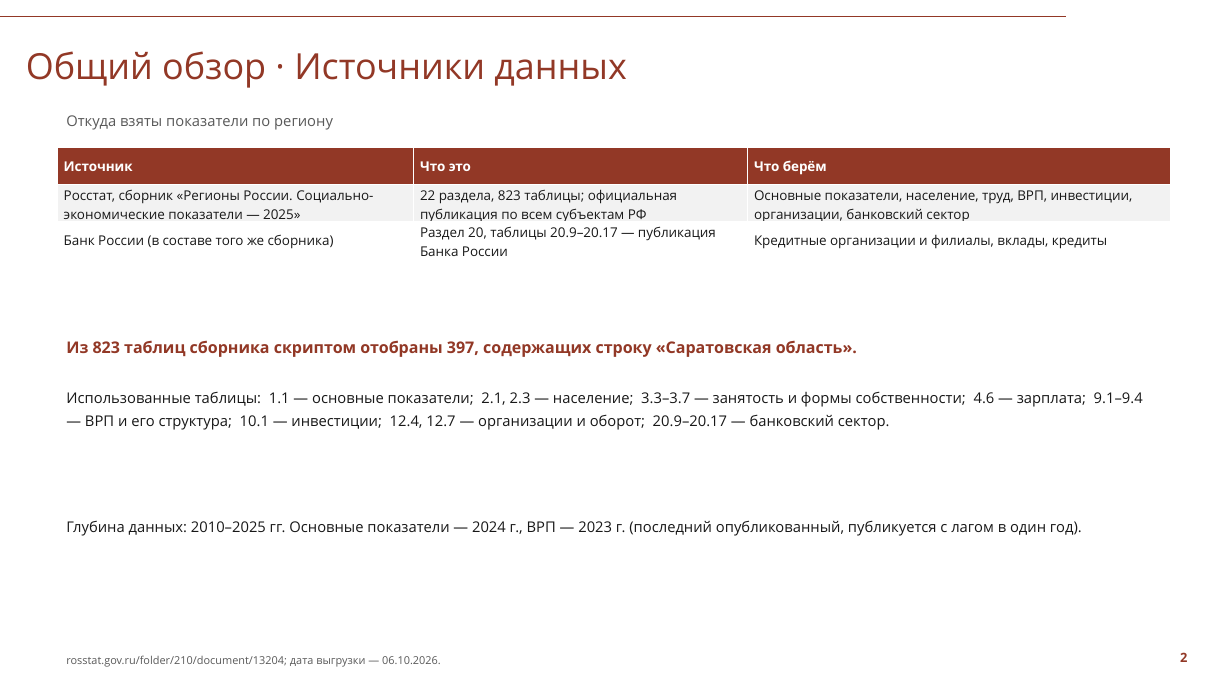
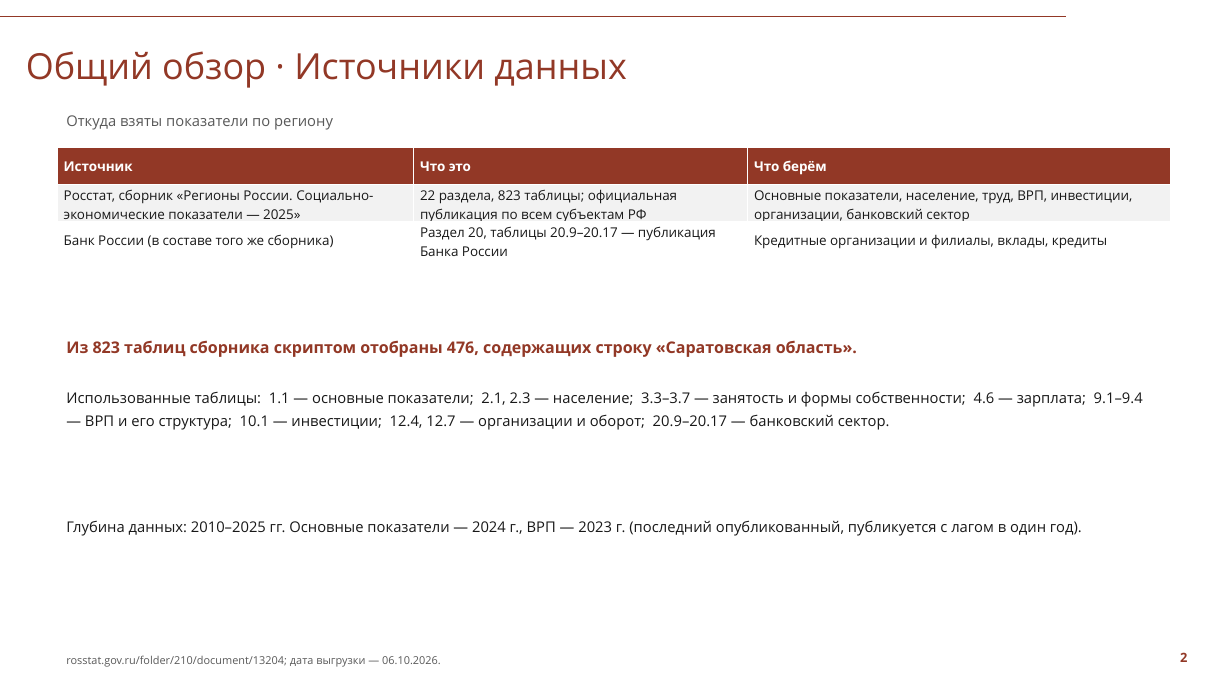
Before and after one commit to Seabas1/Analysis-of-regions, a slide deck: slide 2 of Саратовская_область_презентация_СПбГУ.pptx. Drawn at 1232x693 pixels with LibreOffice and Linux fonts; fonts in the diff are those of the drawing; background and template pictures are left out. Boxes give left, top, right and bottom in pixels: in the first picture for what was removed or moved away, otherwise in the second. Text is boxed around its words. In the diff, an @@ line names an element or a change of style, - is before the commit and + after.

Commit message:
Структура по сферам: общий сбор данных + аналитика по каждой сфере
- scripts/steps/ — общий слой: скачивание и парсинг (9 скриптов)
- overview.py, finance.py, labor.py, goods.py — аналитика по сферам
- rosstat_values.py — числа Росстата читаются из выборки по номеру таблицы,
  году и подписи столбца, а не хранятся в коде
- фильтр региона исправлен: 397 -> 476 таблиц (искали только в первой ячейке)
- номера таблиц и шапка сохраняются в saratov_tables.json
- уточнены числа: зарплата указана у 99,8% вакансий, 1-й квартиль 28 500,
  средняя 45 349; aggregate.py заменён на labor.py и goods.py

```diff
--- a/Саратовская_область_презентация_СПбГУ.pptx
+++ b/Саратовская_область_презентация_СПбГУ.pptx
@@ text at <box>66,340,857,357</box>: text changed @@
-Из 823 таблиц сборника скриптом отобраны 397, содержащих строку «Саратовская область».
+Из 823 таблиц сборника скриптом отобраны 476, содержащих строку «Саратовская область».
```
Also in this commit, not shown: 3 other slides changed, 26 other files.
